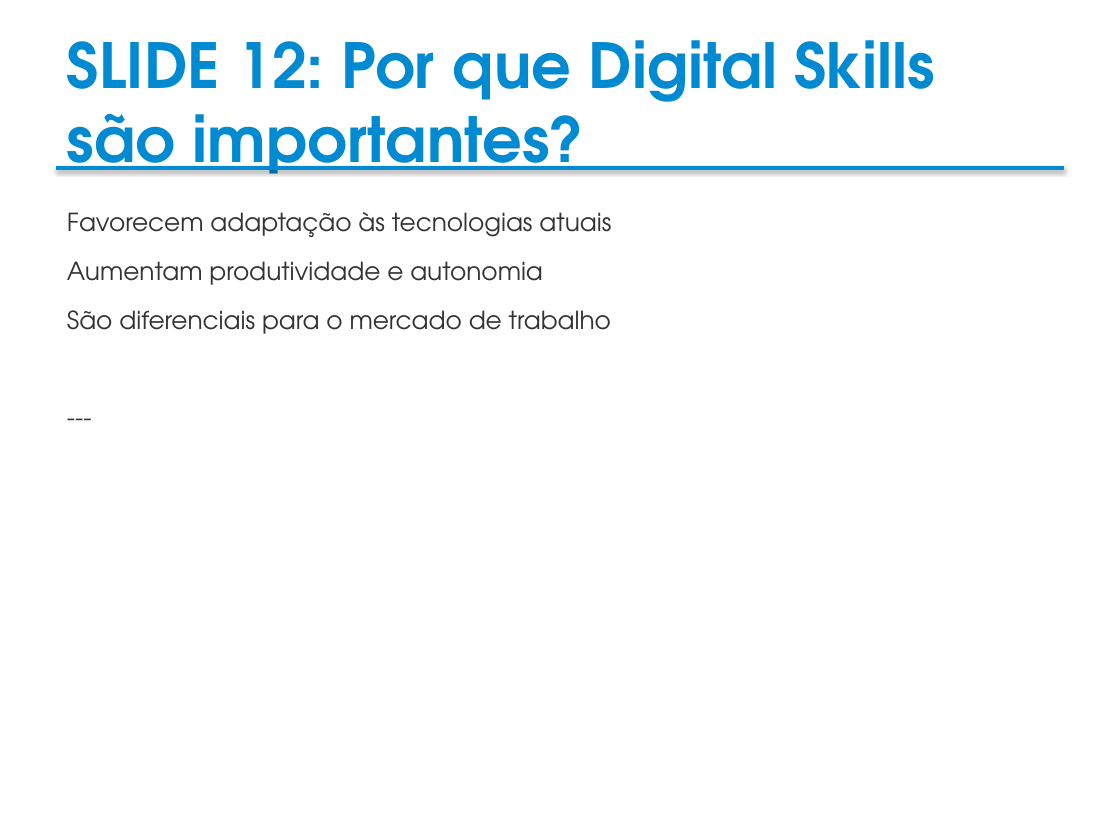
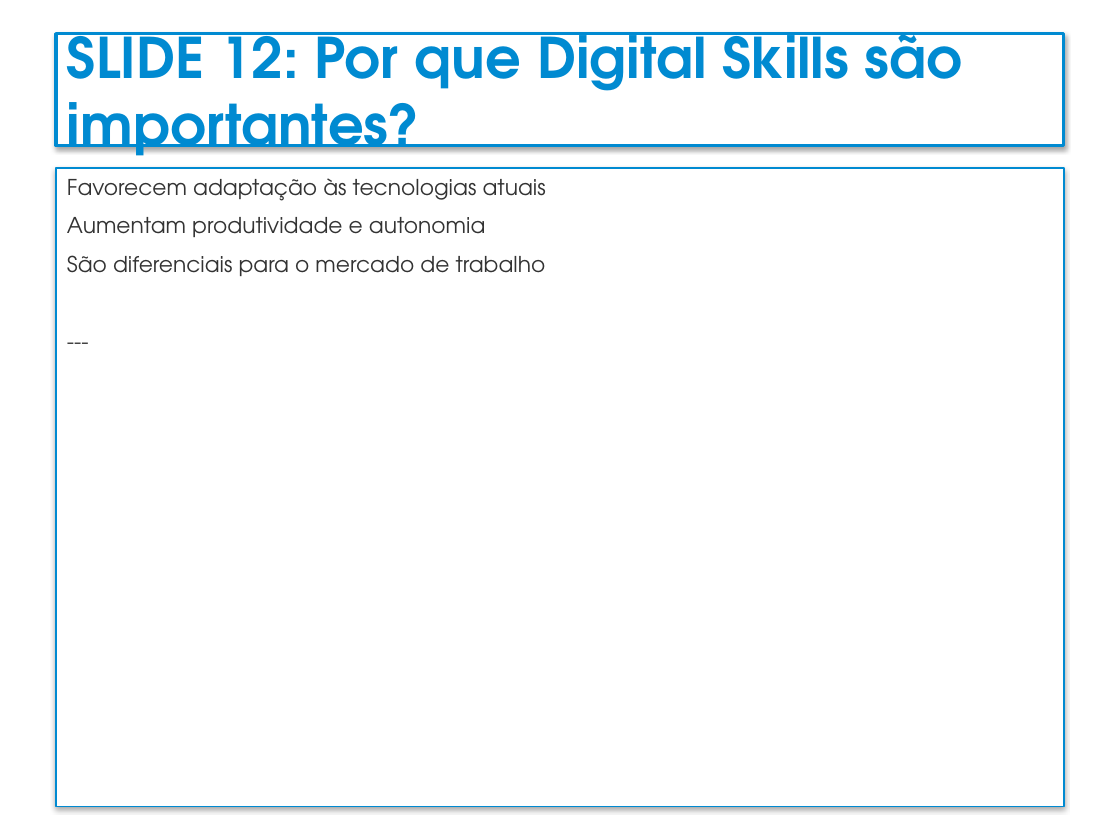
Before and after one commit to Gelvazio/aulas-senai, a slide deck: slide 12 of MATERIAIS/QUALIFICACAO-PROFISSIONAL/DIGITAL SKILLS/SlidesDigitalSkillsGemini.pptx. Drawn at 1120x840 pixels with LibreOffice and Linux fonts; fonts in the diff are those of the drawing; background and template pictures are left out. Boxes give left, top, right and bottom in pixels: in the first picture for what was removed or moved away, otherwise in the second. Text is boxed around its words. In the diff, an @@ line names an element or a change of style, - is before the commit and + after.

```diff
--- a/MATERIAIS/QUALIFICACAO-PROFISSIONAL/DIGITAL SKILLS/SlidesDigitalSkillsGemini.pptx
+++ b/MATERIAIS/QUALIFICACAO-PROFISSIONAL/DIGITAL SKILLS/SlidesDigitalSkillsGemini.pptx
@@ text "SLIDE 12: Por que Digital ...": place and size @@
-text "SLIDE 12: Por que Digital ..." at [67,40,935,174]
+text "SLIDE 12: Por que Digital ..." at [67,32,962,168]
@@ text "SLIDE 12: Por que Digital ..." at [67,32,962,168]: size 40 to 36 pt @@
@@ rectangle added at [56,34,1064,146], fill #FFFFFF, outline #008AD1 2 pt @@
@@ text "Favorecem adaptação às tecnologias atuais": place and size @@
-text "Favorecem adaptação às tecnologias atuais" at [67,212,611,334]
+text "Favorecem adaptação às tecnologias atuais" at [67,178,546,276]
@@ text "Favorecem adaptação às tecnologias atuais" at [67,178,546,276]: size 16 to 14 pt; less space between paragraphs @@
@@ line removed from (56, 168) to (1064, 168) @@
@@ rectangle added at [56,168,1064,806], fill #FFFFFF, outline #008AD1 1 pt @@
```
Also in this commit, not shown: 49 other slides changed.
